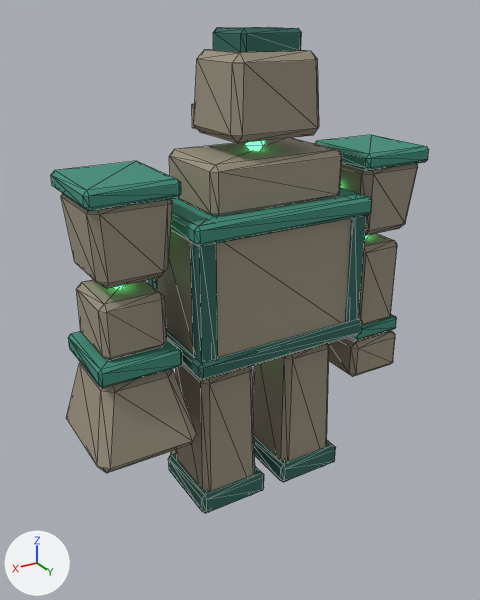
One commit to the glTF model assets/models/blender/construct_golem.glb: the scene before it, then after it.
One viewpoint serves both versions: a camera (50 mm lens) standing at (1.85, 2.93, 2.68) and looking at (0.25, 0.26, 1.35). The axes (+X, +Y, +Z) are drawn at lower left. The lights are the same throughout. The first picture is the older version. Mesh edges are drawn as thin lines. Where no turn or scale is listed for an object, it has been applied to the vertices.

Objects in the first picture: 'ArmL', 'ArmR', 'Head', 'LegL', 'LegR', 'ShoulderL', 'ShoulderR', 'Torso' and 1 more.
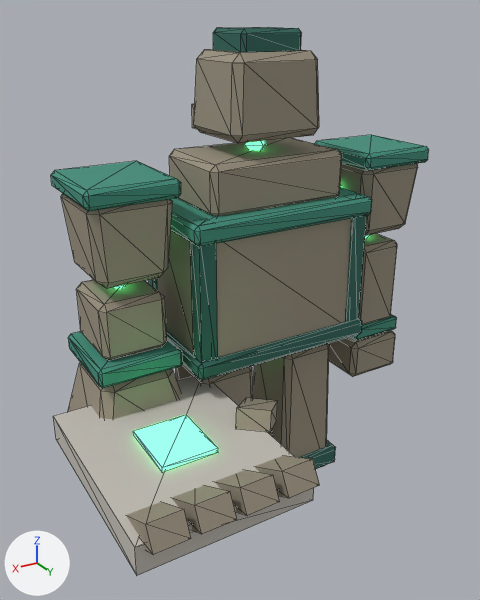
Diff of the bpy script that builds the scene:
```diff
--- a/assets/models/blender/construct_golem.glb.py
+++ b/assets/models/blender/construct_golem.glb.py
@@ mat_stonedark @@
+mat_stonedark = principled_material('StoneDark')
+mat_stonedark.base_color = (0.55, 0.52, 0.47)  # light grey #c4bfb6
+mat_stonedark.roughness = 0.9
@@ me_cube_005 @@
+me_cube_005.from_pydata([(0.174, 0.501, 0.737), (0.148, 0.47, 0.832), (0.364, 0.726, 0.861), (0.339, 0.695, 0.956), (0.301, 0.394, 0.737), (0.275, 0.363, 0.832), (0.491, 0.619, 0.861), (0.465, 0.589, 0.956)], [], [(0, 1, 3), (0, 3, 2), (2, 3, 7), (2, 7, 6), (6, 7, 5), (6, 5, 4), (4, 5, 1), (4, 1, 0), (2, 6, 4), (2, 4, 0), (7, 3, 1), (7, 1, 5)])
+me_cube_005.materials.append(mat_stone)  # brown #9a917f
@@ me_cube_006 @@
+me_cube_006.from_pydata(...)  # a box spanning x 0.652..0.928, y 0.416..0.737, z 0.859..0.885
+me_cube_006.materials.append(mat_energygreen)  # green #5aff8c, glowing green #5aff8c
@@ me_cube_004 @@
+me_cube_004.from_pydata([(1.011, 0.865, 0.713), (1.011, 0.812, 0.811), (1.011, 1.174, 0.882), (1.011, 1.121, 0.98), (1.166, 0.865, 0.713), (1.166, 0.812, 0.811), (1.166, 1.174, 0.882), (1.166, 1.121, 0.98)], [], [(0, 1, 3), (0, 3, 2), (2, 3, 7), (2, 7, 6), (6, 7, 5), (6, 5, 4), (4, 5, 1), (4, 1, 0), (2, 6, 4), (2, 4, 0), (7, 3, 1), (7, 1, 5)])
+me_cube_004.materials.append(mat_stone)  # brown #9a917f
@@ me_cube_003 @@
+me_cube_003.from_pydata([(0.812, 0.865, 0.713), (0.812, 0.812, 0.811), (0.812, 1.174, 0.882), (0.812, 1.121, 0.98), (0.967, 0.865, 0.713), (0.967, 0.812, 0.811), (0.967, 1.174, 0.882), (0.967, 1.121, 0.98)], [], [(0, 1, 3), (0, 3, 2), (2, 3, 7), (2, 7, 6), (6, 7, 5), (6, 5, 4), (4, 5, 1), (4, 1, 0), (2, 6, 4), (2, 4, 0), (7, 3, 1), (7, 1, 5)])
+me_cube_003.materials.append(mat_stone)  # brown #9a917f
@@ me_cube_002 @@
+me_cube_002.from_pydata([(0.613, 0.865, 0.713), (0.613, 0.812, 0.811), (0.613, 1.174, 0.882), (0.613, 1.121, 0.98), (0.768, 0.865, 0.713), (0.768, 0.812, 0.811), (0.768, 1.174, 0.882), (0.768, 1.121, 0.98)], [], [(0, 1, 3), (0, 3, 2), (2, 3, 7), (2, 7, 6), (6, 7, 5), (6, 5, 4), (4, 5, 1), (4, 1, 0), (2, 6, 4), (2, 4, 0), (7, 3, 1), (7, 1, 5)])
+me_cube_002.materials.append(mat_stone)  # brown #9a917f
@@ me_cube_001 @@
+me_cube_001.from_pydata([(0.414, 0.865, 0.713), (0.414, 0.812, 0.811), (0.414, 1.174, 0.882), (0.414, 1.121, 0.98), (0.569, 0.865, 0.713), (0.569, 0.812, 0.811), (0.569, 1.174, 0.882), (0.569, 1.121, 0.98)], [], [(0, 1, 3), (0, 3, 2), (2, 3, 7), (2, 7, 6), (6, 7, 5), (6, 5, 4), (4, 5, 1), (4, 1, 0), (2, 6, 4), (2, 4, 0), (7, 3, 1), (7, 1, 5)])
+me_cube_001.materials.append(mat_stone)  # brown #9a917f
@@ me_cube @@
+me_cube.from_pydata(...)  # a box spanning x 0.375..1.205, y 0.064..1.089, z 0.726..0.864
+me_cube.materials.append(mat_stonedark)  # light grey #c4bfb6
@@ ob_palmthumb @@
+ob_palmthumb = bpy.data.objects.new('palmThumb', me_cube_005)
+ob_palmthumb.location = (0.0, 0.0, 0.0)
@@ ob_palmseam @@
+ob_palmseam = bpy.data.objects.new('palmSeam', me_cube_006)
+ob_palmseam.location = (0.0, 0.0, 0.0)
@@ ob_palmfinger3 @@
+ob_palmfinger3 = bpy.data.objects.new('palmFinger3', me_cube_004)
+ob_palmfinger3.location = (0.0, 0.0, 0.0)
@@ ob_palmfinger2 @@
+ob_palmfinger2 = bpy.data.objects.new('palmFinger2', me_cube_003)
+ob_palmfinger2.location = (0.0, 0.0, 0.0)
@@ ob_palmfinger1 @@
+ob_palmfinger1 = bpy.data.objects.new('palmFinger1', me_cube_002)
+ob_palmfinger1.location = (0.0, 0.0, 0.0)
@@ ob_palmfinger0 @@
+ob_palmfinger0 = bpy.data.objects.new('palmFinger0', me_cube_001)
+ob_palmfinger0.location = (0.0, 0.0, 0.0)
@@ ob_palm @@
+ob_palm = bpy.data.objects.new('palm', me_cube)
+ob_palm.location = (0.0, 0.0, 0.0)
```

Where the change shows, as pixel boxes (x1, y1, x2, y2) in the pictures (480 x 600 px):
'palm', added: after (53, 376, 314, 575)
'palmSeam', added (green): after (133, 415, 218, 472)
'palmFinger3', added: after (126, 502, 191, 555)
'palmFinger2', added: after (172, 485, 237, 534)
'palmFinger1', added (brown): after (214, 470, 280, 515)
'palmFinger0', added (brown): after (254, 455, 319, 498)
'palmThumb', added: after (236, 398, 278, 432)
'LegR', unchanged, covered by the edit: before (168, 364, 264, 513); after (176, 364, 253, 406)
